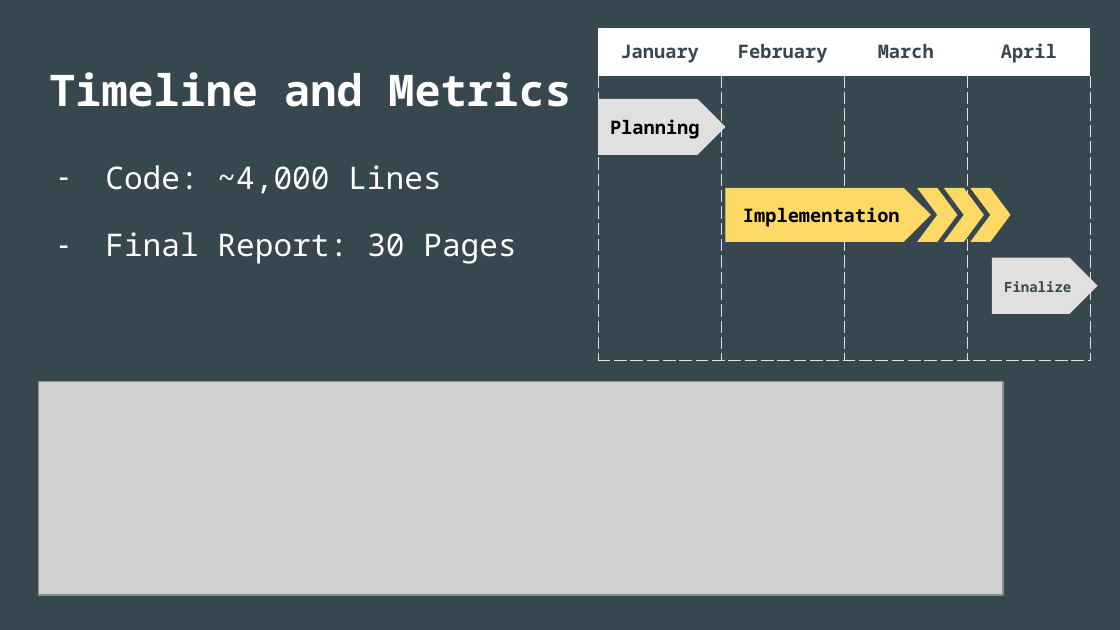
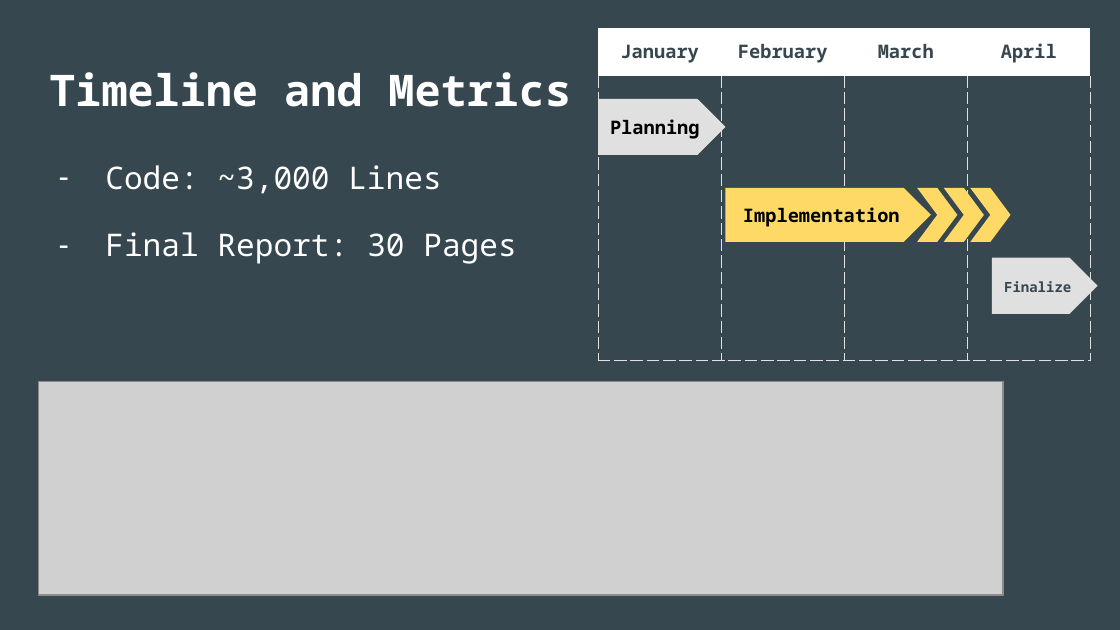
Before and after one commit to VikkiCGreen/HospitalManagement, a slide deck: slide 7 of Presentation/Software Engineering Presentation.pptx. Drawn at 1120x630 pixels with LibreOffice and Linux fonts; fonts in the diff are those of the drawing; grey boxes stand for pictures. Boxes give left, top, right and bottom in pixels: in the first picture for what was removed or moved away, otherwise in the second. Text is boxed around its words. In the diff, an @@ line names an element or a change of style, - is before the commit and + after.

```diff
--- a/Presentation/Software Engineering Presentation.pptx
+++ b/Presentation/Software Engineering Presentation.pptx
@@ text at <box>105,165,441,194</box>: text changed @@
-– Code: ~4,000 Lines
+– Code: ~3,000 Lines
```
Also in this commit, not shown: 2 other slides changed.
